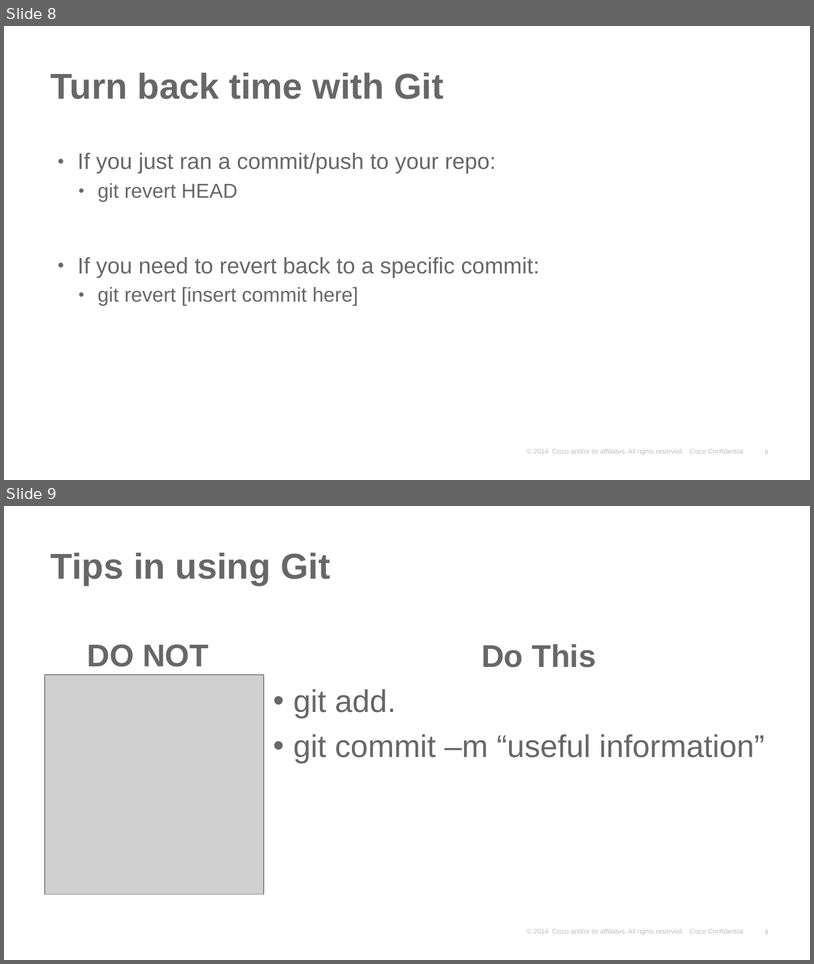
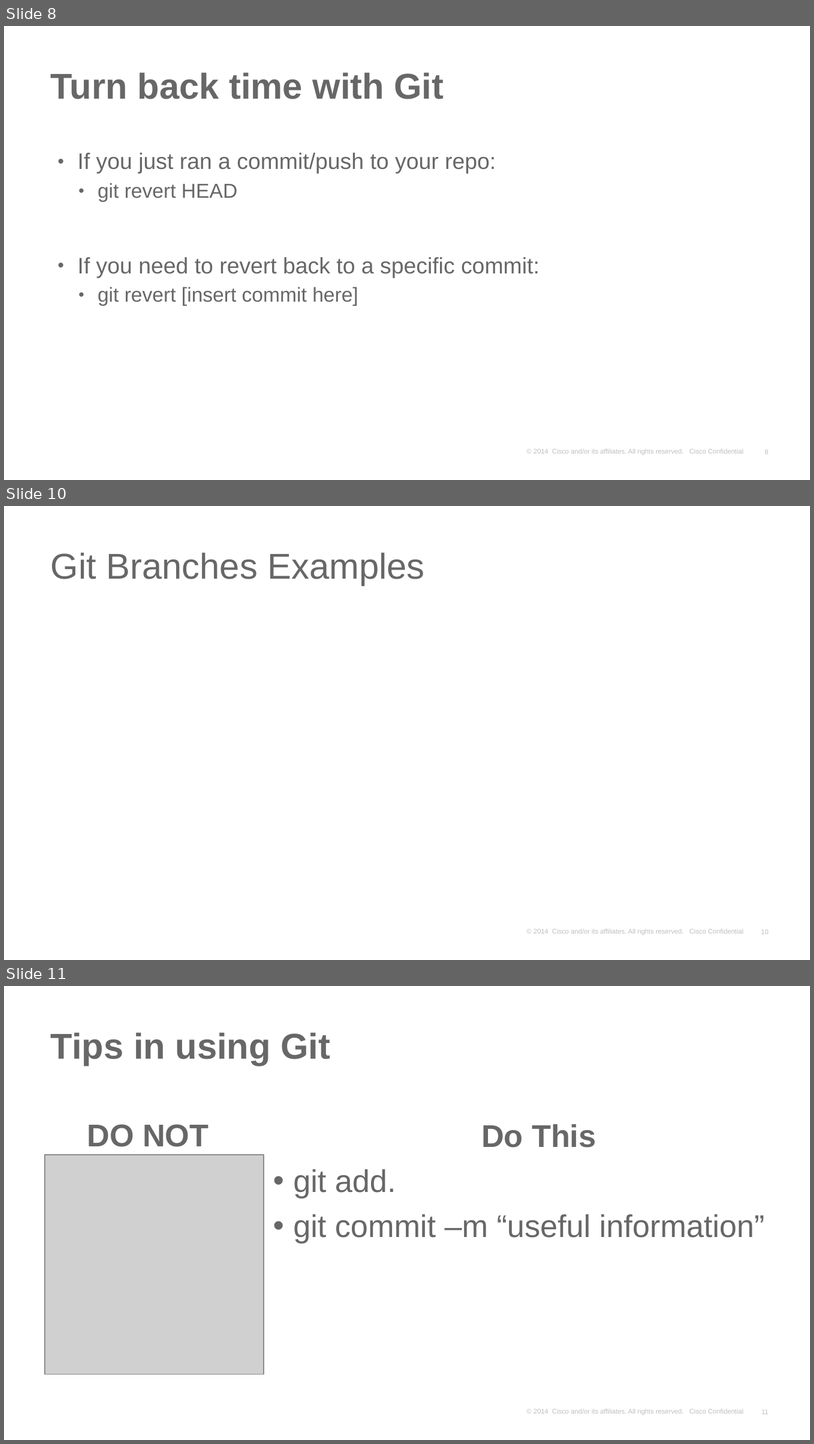
Before and after one commit to spirrello/devshow, a slide deck: Git101.pptx. Shown one above the other, each under a label of ours: slides 8 and 9 before the commit, slides 8, 10 and 11 after it; the slides between them are not shown. The pictures are 814x964 and 814x1444 pixels, drawn with LibreOffice and Linux fonts; fonts in the diff are those of the drawing; grey boxes stand for pictures; background and template pictures are left out. Boxes give left, top, right and bottom in pixels: in the first picture for what was removed or moved away, otherwise in the second. Text is boxed around its words. In the diff, an @@ line names an element or a change of style, - is before the commit and + after.

Commit message:
Added branches slide to Git101.

```diff
--- a/Git101.pptx
+++ b/Git101.pptx
@@ slide 10 added at (4, 506, 810, 960), background #FFFFFF; not listed: 2 template elements that a slide beside it also shows @@
@@ title added at (51, 552, 425, 585), 32 pt, text #676767 @@
+Git Branches Examples
@@ what was slide 9 is now slide 11 @@
@@ page number at (762, 1409, 769, 1414): text changed @@
-9
+11
```
Also in this commit, not shown: 1 slide changed, 1 other slide added, 1 other file.
